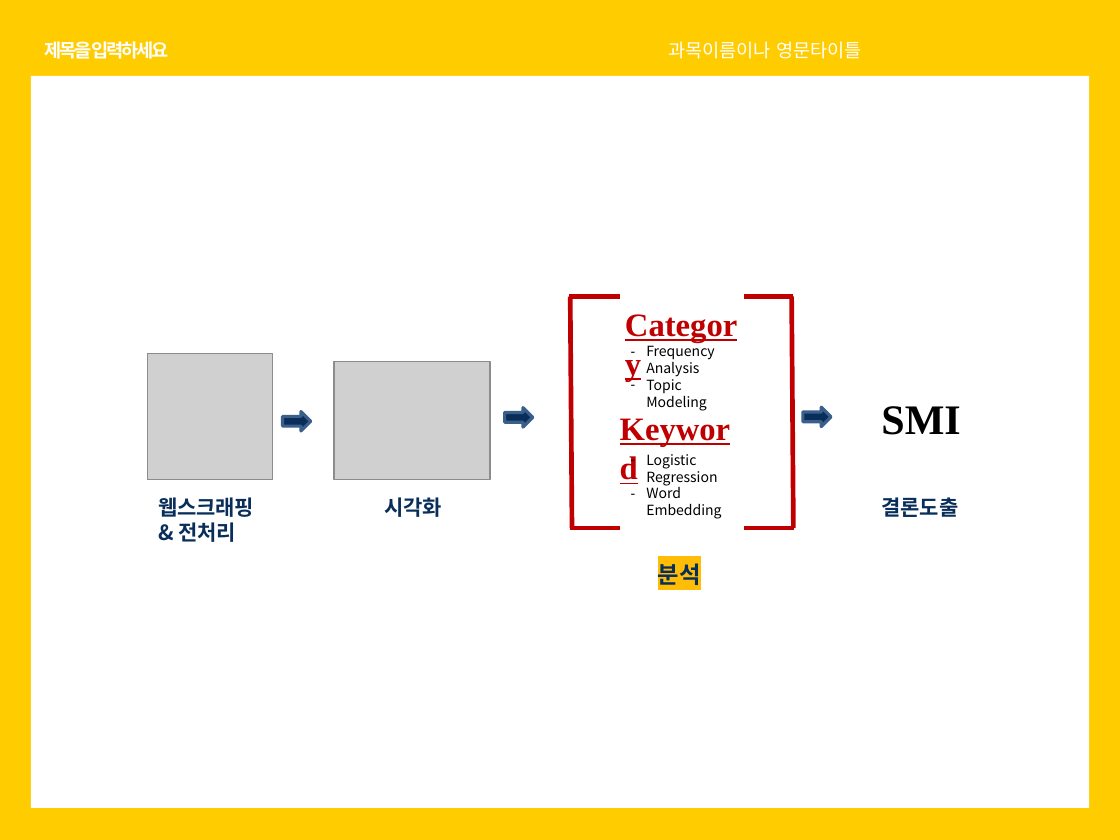
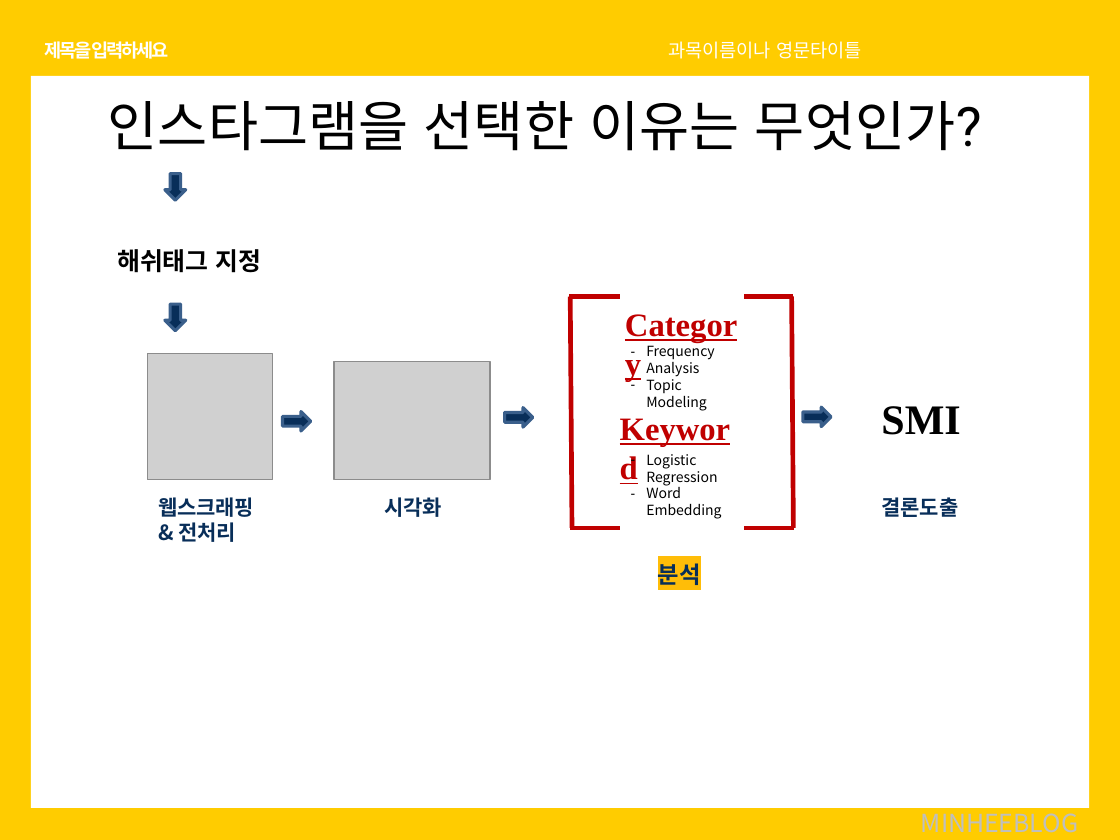
Before and after one commit to soothingni/PROJECT1, a slide deck: slide 8 of 치즈.pptx (slide 7 before the commit). Drawn at 1120x840 pixels with LibreOffice and Linux fonts; fonts in the diff are those of the drawing; grey boxes stand for pictures. Boxes give left, top, right and bottom in pixels: in the first picture for what was removed or moved away, otherwise in the second. Text is boxed around its words. In the diff, an @@ line names an element or a change of style, - is before the commit and + after.

```diff
--- a/치즈.pptx
+++ b/치즈.pptx
@@ text added at box(108, 101, 982, 151), 35 pt, text #000000 @@
+인스타그램을 선택한 이유는 무엇인가?
@@ right arrow added at box(165, 174, 186, 201), fill #082E59, outline #3A5F8C 2 pt @@
@@ text added at box(117, 249, 262, 273), 16 pt, text #000000, bold @@
+해쉬태그 지정
@@ right arrow added at box(165, 304, 186, 331), fill #082E59, outline #3A5F8C 2 pt @@
@@ text added at box(921, 806, 1078, 833), 16 pt, text #BFBFBF @@
+MINHEEBLOG
```
Also in this commit, not shown: 4 other slides changed, 2 slides added, 1 slide removed.
